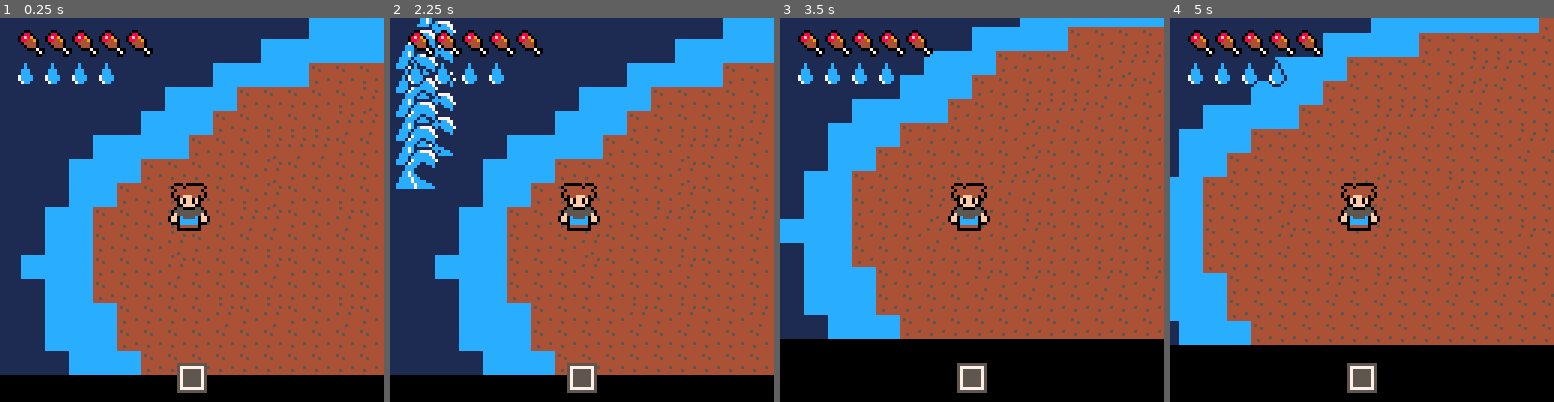
Above: before the commit, frames 1-4 (left to right).
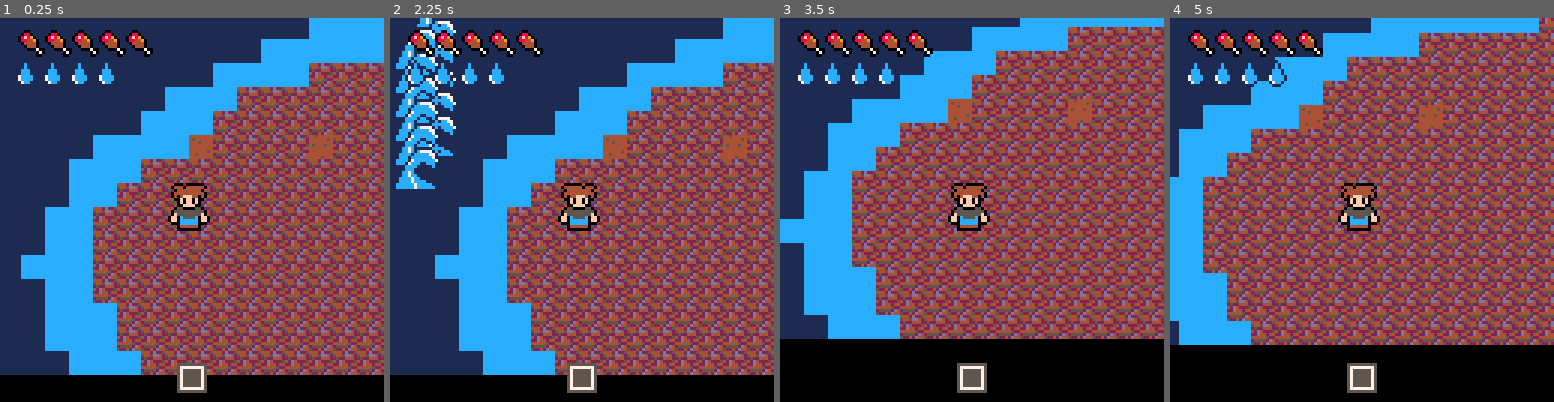
Above: after the commit, the same moments.

Repository: lucaslng/jamhacks-climatastrophe
Game: PICO-8 cartridge climate-collapse.p8
Two runs of this game, one before a commit and one after it. Both use one fixed random seed, a clock stepped at 60 frames per second and the inputs below.
Inputs:
- Up to frame 1 (0.25 s): no input
- Up to frame 2 (2.25 s): tap O (Z key) at 0.33, 0.7, 1.43, 2.22 s; hold Left from 1.97 s (still down)
- Up to frame 3 (3.5 s): release Left at 2.37 s; hold Down 2.42-2.82 s; hold Right from 2.87 s (still down); tap O (Z key) at 3.1 s
- Up to frame 4 (5 s): release Right at 3.53 s; hold Up 3.58-4.08 s; tap O (Z key) at 3.98, 4.87 s; hold Right 4.13-4.53 s; hold Down from 4.58 s (still down)

The runs differ from the first frame. In frame 1, 30% of the frame differs, in the area x 24-100%, y 11-93%; in frame 2, 27%; in frame 3, 33%; in frame 4, 38%, in the area x 8-100%, y 0-86%.

Commit message:
new texture

Diff:
--- a/climate-collapse.p8
+++ b/climate-collapse.p8
@@ -307,20 +307,20 @@
 __gfx__
 000000000b3bb3b065555666bbbbbbbbbbbbbbbbbbb1bbbbbbbbbbbb11111111cccccccc00000000000000000000000000000000000000000000000000000000
 000000003bb3bbbb66556665bbb00bbbbbbbbbbbbb1c1bbbbbbbbbbb11111111cccccccc00000000000000000000000000000000000000000000000100000000
-0070070003333bb066666655bb0880bbbbbbbbbbbb1c1bbbbbbbbbbb11111111cccccccc00000000000000000000000000000000000000001111100000000000
-0007700000eeee0056655666b08f890bbbbbbbbbb1ccc1bbbbbbbbbb11111111cccccccc0000000000000000000000000000000000000001c777710000000000
-0007700002e0e0e066665566b0884490bbbbbbbbb1ccc1bbbbbbbbbb11111111cccccccc000000000000000000000000000000000000001ccccc771000000000
-00700700022eeee066566666bb044440bbbbbbbb17cccc1bbbbbbbbb11111111cccccccc00000000000000000000000000000000000001ccccccc71000000000
+0000000003333bb066666655bb0880bbbbbbbbbbbb1c1bbbbbbbbbbb11111111cccccccc00000000000000000000000000000000000000001111100000000000
+0000000000eeee0056655666b08f890bbbbbbbbbb1ccc1bbbbbbbbbb11111111cccccccc0000000000000000000000000000000000000001c777710000000000
+0000000002e0e0e066665566b0884490bbbbbbbbb1ccc1bbbbbbbbbb11111111cccccccc000000000000000000000000000000000000001ccccc771000000000
+00000000022eeee066566666bb044440bbbbbbbb17cccc1bbbbbbbbb11111111cccccccc00000000000000000000000000000000000001ccccccc71000000000
 000000000022220055665665bbb04440bbbbbbbb17cccc1bbbbbbbbb11111111cccccccc000000000000000000000000000000000000017ccccccc7100000000
 000000000002200066655556bbbb000700bbbbbbb17cc1bbbbbbbbbb11111111cccccccc00000000000000000000000000000000000017ccc11ccc1000000000
-000000000000000000000000bbbbbbb070bbbbbbbb111bbbbbbbbbbb0000000000000000000000000000000000000000000000000001cccc10011c1000000000
-000000000000000000000000bbbbbbb00bbbbbbbbbbbbbbbbbbbbbbb0000000000000000000000000000000000000000000000000001ccc10000010000000000
-000000000000000000000000bbbbbbbbbbbbbbbbbbbbbbbbbbbbbbbb000000000000000000000000000000000000000000000000001cc7c10000100000000000
-000000000000000000000000bbbbbbbbbbbbbbbbbbbbbbbbbbbbbbbb000000000000000000000000000000000000000000000000001cc7cc1000000100000000
-000000000000000000000000bbbbbbbbbbbbbbbbbbbbbbbbbbbbbbbb00000000000000000000000000000000000000000000000001cccc7cc110000000000000
-000000000000000000000000bbbbbbbbbbbbbbbbbbbbbbbbbbbbbbbb00000000000000000000000000000000000000000000000001cccc7cccc1100000000000
-000000000000000000000000bbbbbbbbbbbbbbbbbbbbbbbbbbbbbbbb0000000000000000000000000000000000000000000000001cccccc7ccccc10000000000
-000000000000000000000000bbbbbbbbbbbbbbbbbbbbbbbbbbbbbbbb0000000000000000000000000000000000000000000000001cccccc7cccccc1100000000
+4442d2250000000000000000bbbbbbb070bbbbbbbb111bbbbbbbbbbb0000000000000000000000000000000000000000000000000001cccc10011c1000000000
+5445dd420000000000000000bbbbbbb00bbbbbbbbbbbbbbbbbbbbbbb0000000000000000000000000000000000000000000000000001ccc10000010000000000
+252244420000000000000000bbbbbbbbbbbbbbbbbbbbbbbbbbbbbbbb000000000000000000000000000000000000000000000000001cc7c10000100000000000
+42d422250000000000000000bbbbbbbbbbbbbbbbbbbbbbbbbbbbbbbb000000000000000000000000000000000000000000000000001cc7cc1000000100000000
+22d442440000000000000000bbbbbbbbbbbbbbbbbbbbbbbbbbbbbbbb00000000000000000000000000000000000000000000000001cccc7cc110000000000000
+444445220000000000000000bbbbbbbbbbbbbbbbbbbbbbbbbbbbbbbb00000000000000000000000000000000000000000000000001cccc7cccc1100000000000
+255552d40000000000000000bbbbbbbbbbbbbbbbbbbbbbbbbbbbbbbb0000000000000000000000000000000000000000000000001cccccc7ccccc10000000000
+52242d440000000000000000bbbbbbbbbbbbbbbbbbbbbbbbbbbbbbbb0000000000000000000000000000000000000000000000001cccccc7cccccc1100000000
 0000000000000000000000004444444444544444bbbbbbbbbbbbbbbb0000000000000000000000000000000000000000bbb1bbbbbbbbbbbb0000000000000000
 0000000000000000000000004544444444444454bbbbbbbbbbbbbbbb0000000000000000000000000000000000000000bb1cbbbbbbbbbbbb0000000000000000
 0000000000000000000000004445444444444444bb0bbbbbbbbbbbbb0000000000000000000000000000000000000000bb1cbbbbbbbbbbbb0000000000000000
@@ -454,23 +454,23 @@
 0707070707070707070707070707070707070707070707070707070707070707070707070707070707070707070808080808080808080808070707070707070707070707070707070707070707070707070707070707070707070707070707070707070707070707070707070707070707070707070700000000000000000000
 0707070707070707070707070707070707070707070707070707070707070707070707080808080808080808080808080808080808080808080707070707070707070707070707070707070707070707070707070707070707070707070707070707070707070707070707070707070707070707070700000000000000000000
 0707070707070707070707070707070707070707070707070707070707070707080808080808080808080808080808080808080808080808080807070707070707070707070707070707070707070707070707070707070707070707070707070707070707070707070707070707070707070707070700000000000000000000
-0707070707070707070707070707070707070707070707070707070707070808080808080808080808082323232323242323232308080808080808070707070707070707070707070707070707070707070707070707070707070707070707070707070707070707070707070707070707070707070700000000000000000000
-0707070707070707070707070707070707070707070707070707070708080808080808232323232323232323232323232323232323232308080808080707070707070707070707070707070707070707070707070707070707070707070707070707070707070707070707070707070707070707070700000000000000000000
-0707070707070707070707070707070707070707070707070707080808082323232323232323232323232323242323232423232323232323230808080807070707070707070707070707070707070707070707070707070707070707070707070707070707070707070707070707070707070707070700000000000000000000
-0707070707070707070707070707070707070707070707070808082323232323242423232423232423232323232323232424232323232323232308080808070707070707070707070707070707070707070707070707070707070707070707070707070707070707070707070707070707070707070700000000000000000000
-0707070707070707070707070707070707070707070707080808232323232324242323232423232323232323232323232324242323232323232323080808080707070707070707070707070707070707070707070707070707070707070707070707070707070707070707070707070707070707070700000000000000000000
-0707070707070707070707070707070707070707070808080823232324242423232323232424232323232324232323232423242424242323232323230808080707070707070707070707070707070707070707070707070707070707070707070707070707070707070707070707070707070707070700000000000000000000
-0707070707070707070707070707070707070707080808232323232324232323232324242423232323232323232323232323232323232424232323232308080807070707070707070707070707070707070707070707070707070707070707070707070707070707070707070707070707070707070700000000000000000000
-0707070707070707070707070707070707070707080823232323232324232323232323232323232423232323242423242324232424232323232323232308080807070707070707070707070707070707070707070707070707070707070707070707070707070707070707070707070707070707070700000000000000000000
-0707070707070707070707070707070707070708082323232323232424232324232323232323232323232424232323232323080824232323232324232323080808070707070707070707070707070707070707070707070707070707070707070707070707070707070707070707070707070707070700000000000000000000
-0707070707070707070707070707070707070708082323232423232323232323232323232323242323232323232323232323080808232323232323232323080807070707070707070707070707070707070707070707070707070707070707070707070707070707070707070707070707070707070700000000000000000000
-0707070707070707070707070707070707070808082323232423232324232323232324232323242323232324242423232323080823232324232323232323080807070707070707070707070707070707070707070707070707070707070707070707070707070707070707070707070707070707070700000000000000000000
-0707070707070707070707070707070707070708082323232323232323232323232323232324242424242423232323232323232323232323232323242323080807070707070707070707070707070707070707070707070707070707070707070707070707070707070707070707070707070707070700000000000000000000
-0707070707070707070707070707070707070708080823232323242324232324232423242424242424232323232323232423242323232323232423232323080807070707070707070707070707070707070707070707070707070707070707070707070707070707070707070707070707070707070700000000000000000000
-0707070707070707070707070707070707070708080823232323232323232323232323232323232423232323232424232323232323242423232323232308080707070707070707070707070707070707070707070707070707070707070707070707070707070707070707070707070707070707070700000000000000000000
-0707070707070707070707070707070707070707080808232323232323232323232323232323232423232323232323232323232424242323232323232308080707070707070707070707070707070707070707070707070707070707070707070707070707070707070000000000000000000000000000000000000000000000
-…(5 lines of a section not shown)…
+0707070707070707070707070707070707070707070707070707070707070808080808080808080808081010101010241010101008080808080808070707070707070707070707070707070707070707070707070707070707070707070707070707070707070707070707070707070707070707070700000000000000000000
+0707070707070707070707070707070707070707070707070707070708080808080808101010101010101010101010101010101010101008080808080707070707070707070707070707070707070707070707070707070707070707070707070707070707070707070707070707070707070707070700000000000000000000
+0707070707070707070707070707070707070707070707070707080808081010101010101010101010101010241010102410101010101010100808080807070707070707070707070707070707070707070707070707070707070707070707070707070707070707070707070707070707070707070700000000000000000000
+0707070707070707070707070707070707070707070707070808081010101010101010101010102410101010101010102424101010101010102308080808070707070707070707070707070707070707070707070707070707070707070707070707070707070707070707070707070707070707070700000000000000000000
+0707070707070707070707070707070707070707070707080808101010101010101010101010101010101010101010101024241010101010102323080808080707070707070707070707070707070707070707070707070707070707070707070707070707070707070707070707070707070707070700000000000000000000
+0707070707070707070707070707070707070707070808080823101010102410101010101010101010101024101010102410242424241010102323230808080707070707070707070707070707070707070707070707070707070707070707070707070707070707070707070707070707070707070700000000000000000000
+0707070707070707070707070707070707070707080808101010101010101010101010101010101010101010101010101010101010102424102323232308080807070707070707070707070707070707070707070707070707070707070707070707070707070707070707070707070707070707070700000000000000000000
+0707070707070707070707070707070707070707080810101010101010101010101010101010101010101010242410241024102424101010102323232308080807070707070707070707070707070707070707070707070707070707070707070707070707070707070707070707070707070707070700000000000000000000
+0707070707070707070707070707070707070708081010101010101010101010101010101010101010101010101010101010080824101010102324232323080808070707070707070707070707070707070707070707070707070707070707070707070707070707070707070707070707070707070700000000000000000000
+0707070707070707070707070707070707070708081010101010101010101010101010101010101010101010101010101010080808101010102323232323080807070707070707070707070707070707070707070707070707070707070707070707070707070707070707070707070707070707070700000000000000000000
+0707070707070707070707070707070707070808081010101010101010101010101010101010101010101024242410101010080810101024102323232323080807070707070707070707070707070707070707070707070707070707070707070707070707070707070707070707070707070707070700000000000000000000
+0707070707070707070707070707070707070708081010101010101010101010101010101010101010101010101010101010101010101010102323242323080807070707070707070707070707070707070707070707070707070707070707070707070707070707070707070707070707070707070700000000000000000000
+0707070707070707070707070707070707070708080810101010101010101010101010101010101010101010101010102410241010101010102423232323080807070707070707070707070707070707070707070707070707070707070707070707070707070707070707070707070707070707070700000000000000000000
+0707070707070707070707070707070707070708080810101010101010101010101010101010101010101010102424101010101010242410102323232308080707070707070707070707070707070707070707070707070707070707070707070707070707070707070707070707070707070707070700000000000000000000
+0707070707070707070707070707070707070707080808101010101010101010101010101010101010101010101010101010102424241010102323232308080707070707070707070707070707070707070707070707070707070707070707070707070707070707070000000000000000000000000000000000000000000000
+…(5 lines of a section not shown)…
